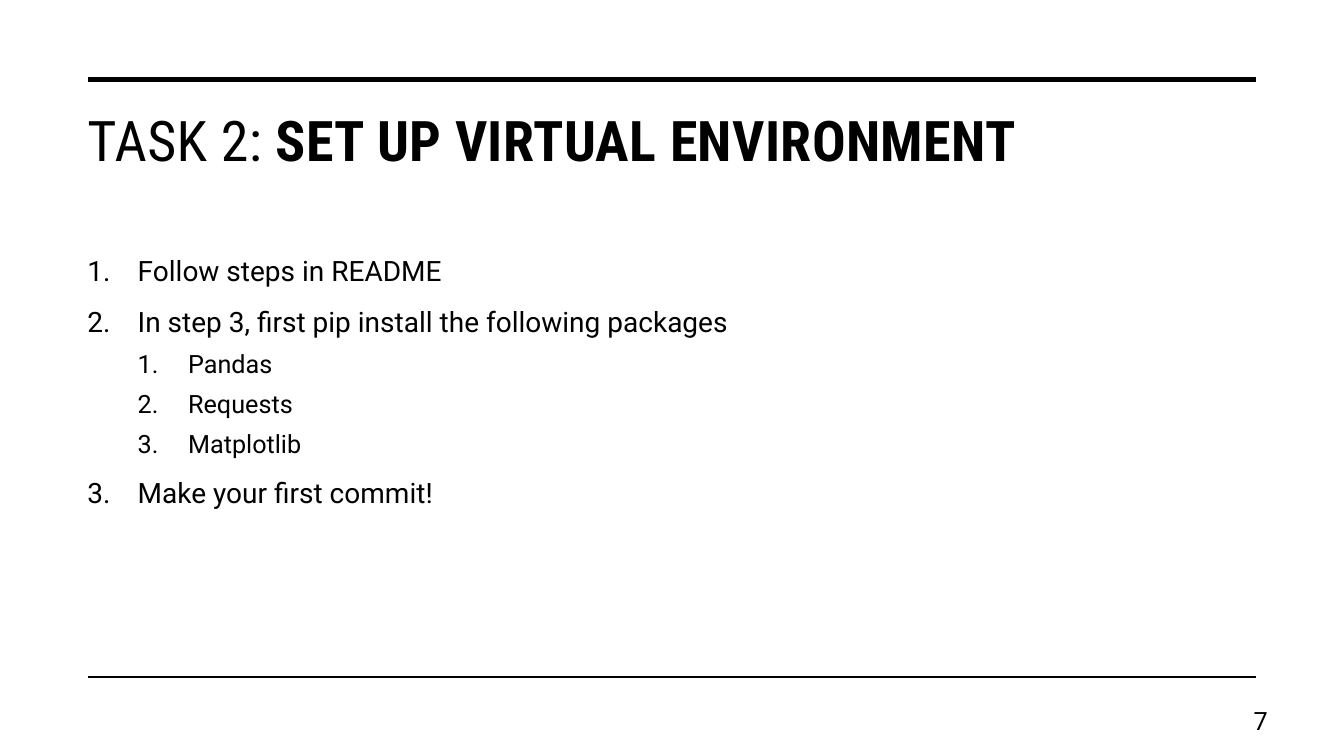
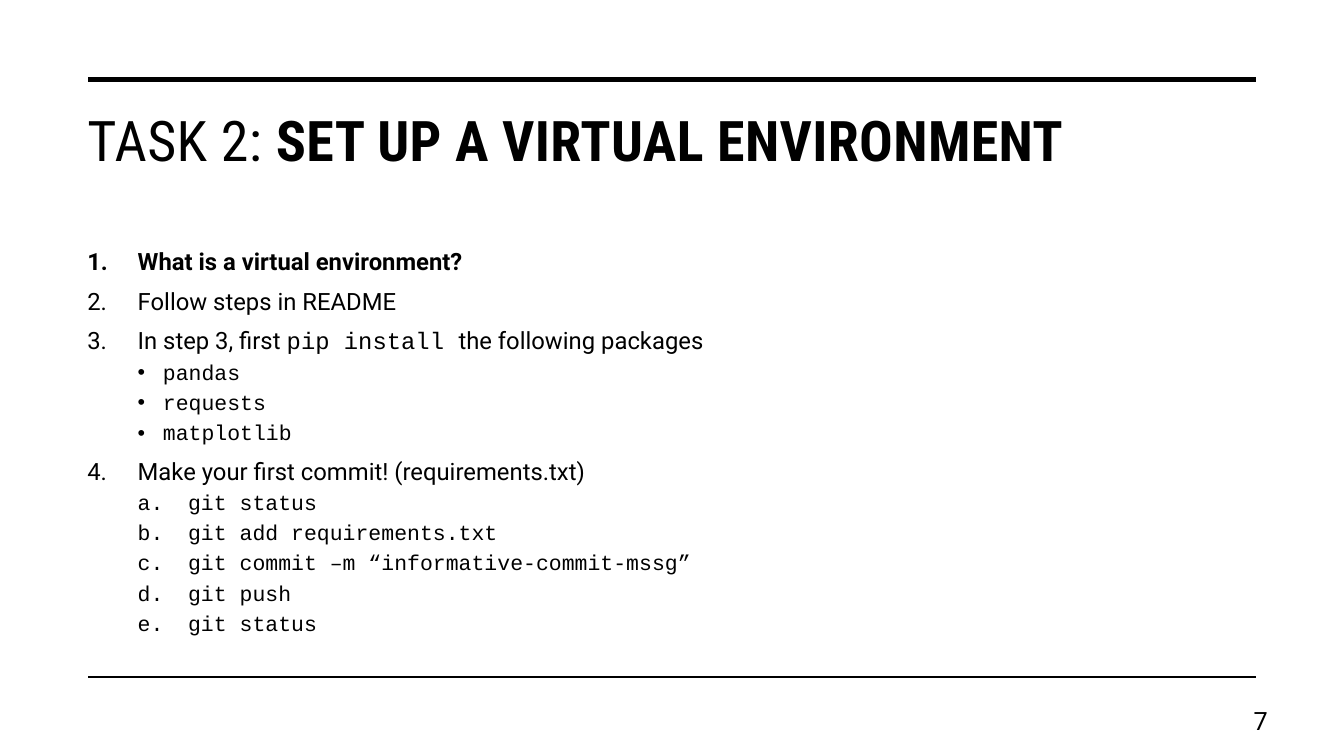
Before and after one commit to daniel-wrench/snap-research-template, a slide deck: slide 7 of doc/workshop_slides.pptx. Drawn at 1344x756 pixels with LibreOffice and Linux fonts; fonts in the diff are those of the drawing. Boxes give left, top, right and bottom in pixels: in the first picture for what was removed or moved away, otherwise in the second. Text is boxed around its words. In the diff, an @@ line names an element or a change of style, - is before the commit and + after.

```diff
--- a/doc/workshop_slides.pptx
+++ b/doc/workshop_slides.pptx
@@ title at [87, 120, 1063, 162]: text changed @@
-TASK 2: SET UP VIRTUAL ENVIRONMENT
+TASK 2: SET UP A VIRTUAL ENVIRONMENT
@@ text at [138, 252, 462, 271]: paragraph added @@
+1. What is a virtual environment?
@@ text at [138, 292, 703, 354]: size 20 to 17 pt in "Follow steps in README", "In step 3, first pip install the ..."; font Roboto to Courier New in "pip install"; line spacing 1.1 to 0.9 @@
@@ text at [138, 365, 690, 636]: text changed; size 18 to 15.3 pt; font Roboto to Courier New @@
-  1. Pandas
-  2. Requests
-  3. Matplotlib
-3. Make your first commit!
+  • pandas
+  • requests
+  • matplotlib
+4. Make your first commit! (requirements.txt)
+  a. git status
+  b. git add requirements.txt
+  c. git commit –m “informative-commit-mssg”
+  d. git push
+  e. git status
```
Also in this commit, not shown: 7 other slides changed, 3 slides added, 2 other files.
